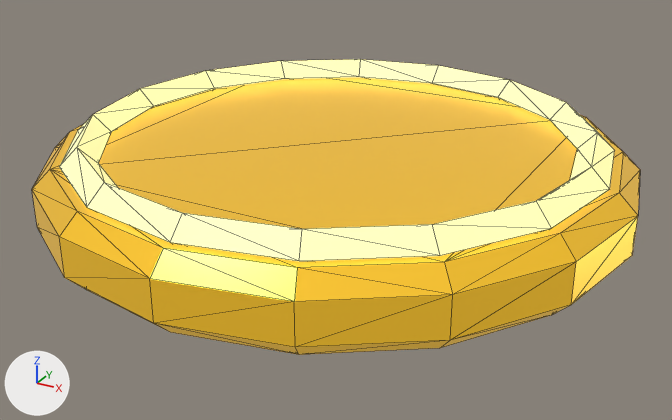
The FBX model roblox/games/gun-forge/art/blender/props/coin.fbx, before and after one commit.
Rendered twice from a 50 mm lens placed at (1.428, -2.615, 1.302), pointed at (0.021, -0.056, 0.023). Arrows for +X, +Y and +Z are at lower left; the lights stay in place. The picture after the commit comes second. Mesh edges are drawn as thin lines.

Objects in the first picture: 'Coin'.
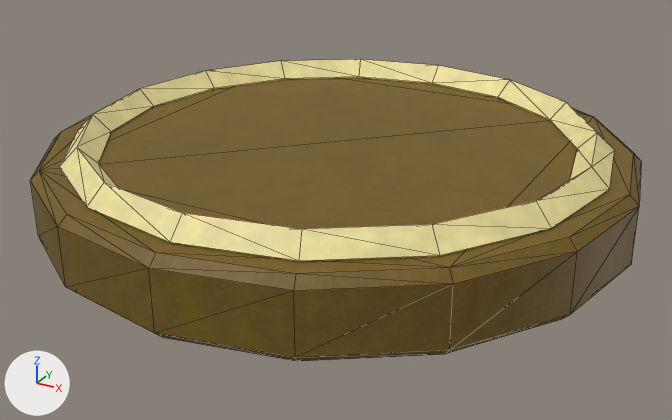
The newer file is also rescaled (x2.0) as a whole; pictures and numbers use the older file's frame.

Where the change shows, as pixel boxes (x1, y1, x2, y2) in the pictures (672 x 420 px; the box of a moved part takes in the faces that stretch with it):
```json
{"object": "Coin", "change": "reshaped", "before": [32, 59, 640, 355], "after": [30, 59, 641, 361]}
{"part": 1, "of": "me_cylinder", "change": "moved or reshaped", "before": [32, 78, 640, 355], "after": [31, 78, 641, 361]}
{"part": 2, "of": "me_cylinder", "change": "recoloured", "before": [32, 79, 638, 355], "after": [32, 79, 638, 355], "on screen": "yellow to brown"}
{"part": 3, "of": "me_cylinder", "change": "recoloured", "before": [59, 59, 615, 262], "after": [59, 59, 615, 262]}
```

The change, as JSON lines over the scene's bpy script:
```json
{"op": "add", "block": "img_coin_png", "code": ["img_coin_png = load_image('coin.png', '_unpacked/coin.png', 512, 512, 'sRGB')"]}
{"op": "add", "block": "mat_coin_mat", "code": ["mat_coin_mat = principled_material('coin_Mat')", "mat_coin_mat.texture = img_coin_png", "mat_coin_mat.roughness = 0.6"]}
{"block": "me_cylinder", "where": "me_cylinder.from_pydata(...)  # 128 vertices, 252 faces; spans x -1.0..1.0, y -1.0..1.0, z 0.0..0.31"}
{"block": "me_cylinder", "where": "# used by ob_coin; location = (0.0, 0.0, 0.0)"}
{"block": "me_cylinder", "change": "me_cylinder part 1: 64 of 128 vertices moved; they spanned x -1.0..1.0, y -1.0..1.0, z 0.0..0.25 and now span x -1.0..1.0, y -1.0..1.0, z 0.0..0.25; mean shift (0.0, 0.0, 0.0); largest move (0.36, 0.87, 0.0) -> (0.37, 0.9, 0.0)"}
{"block": "me_cylinder", "change": "me_cylinder part 2: 74 faces spanning x -1.0..1.0, y -1.0..1.0, z 0.0..0.25 switch from mat_gold (yellow #ffc935, glowing yellow #ffc935) to mat_coin_mat (picture img_coin_png)"}
{"block": "me_cylinder", "change": "me_cylinder part 3: 128 faces spanning x -0.91..0.91, y -0.91..0.91, z 0.19..0.31 switch from mat_goldrim (beige #fff1a8, glowing beige #fff1a8) to mat_coin_mat (picture img_coin_png)"}
```
